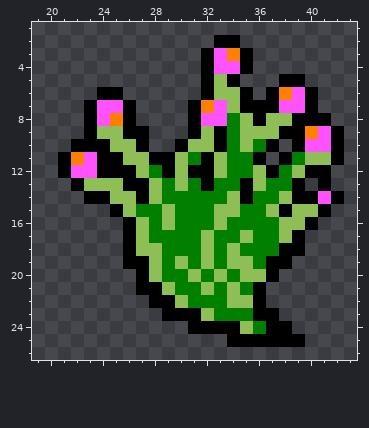
Two versions of one pixel-art sprite, layers/Acces/6_acces#10.png. Above is the file before it was changed.
The file is 512x512 pixels, drawn in blocks of 8x8; one block is one cell here. Shown: x 19..43, y 1..26.
After:
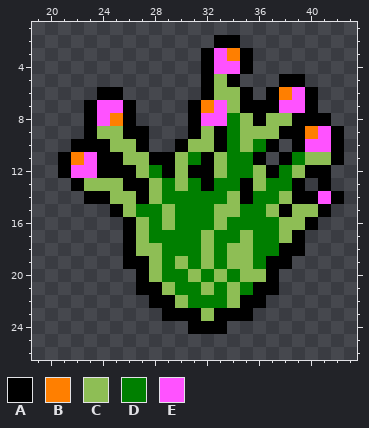
Palette (. is transparent): A #000000  B #ff7f00  C #8ebe55  D #007f00  E #ff52ff
Difference:
Changed rows in their new state; - is an unchanged pixel.
first column x 33:
18 --C----
21 ----A--
22 --A----
23 AAA..--
24 -.....-
25 -......
Boxes around the changes in both pictures, in picture pixels (x1, y1, x2, y2):
changed: (214, 243, 305, 347)
